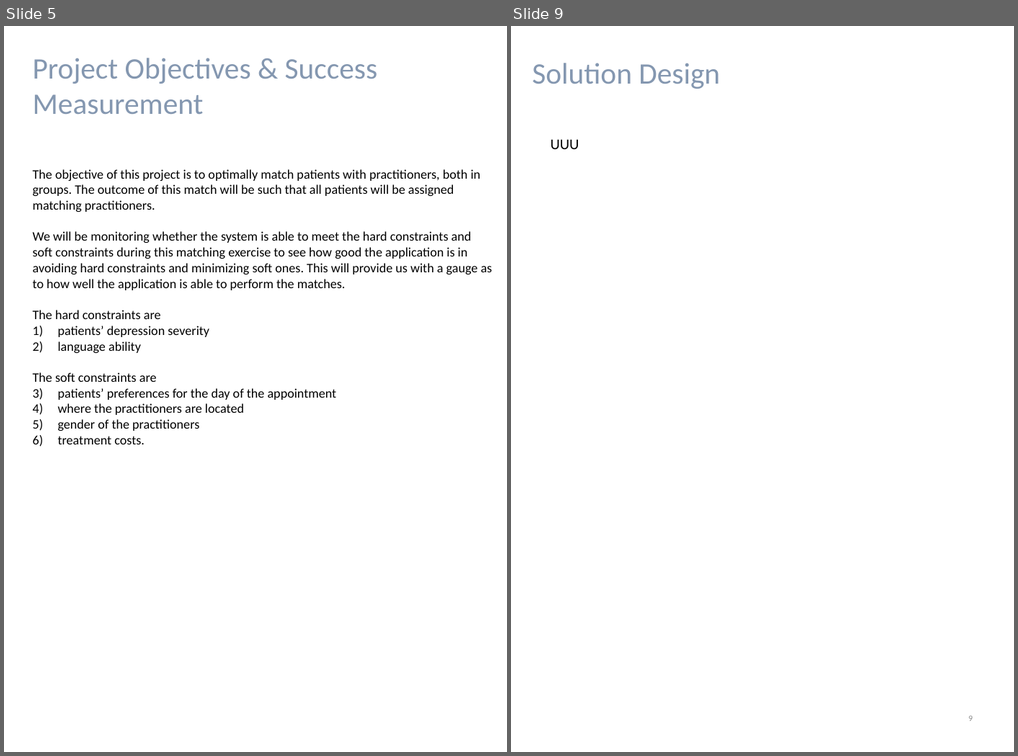
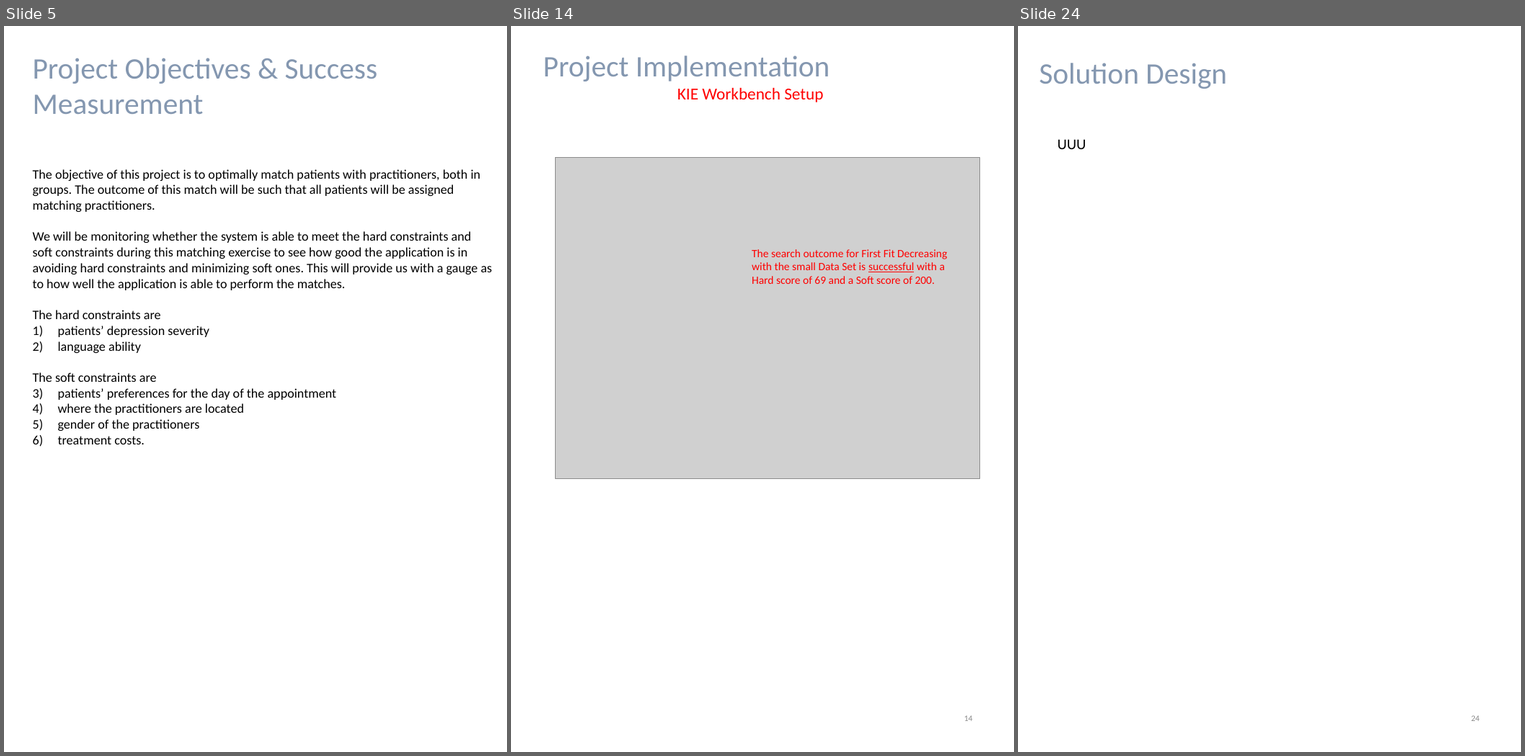
Before and after one commit to francis-han/IRS-RS-2019-03-09-IS1PT-GRP-Pepper-PatientMatchingSystem, a slide deck: WorkingFolder/Project Report.pptx. Shown side by side, each under a label of ours: slides 5 and 9 before the commit, slides 5, 14 and 24 after it; the slides between them are not shown. The pictures are 1018x756 and 1525x756 pixels, drawn with LibreOffice and Linux fonts; fonts in the diff are those of the drawing; grey boxes stand for pictures. Boxes give left, top, right and bottom in pixels: in the first picture for what was removed or moved away, otherwise in the second. Text is boxed around its words. In the diff, an @@ line names an element or a change of style, - is before the commit and + after.

```diff
--- a/WorkingFolder/Project Report.pptx
+++ b/WorkingFolder/Project Report.pptx
@@ slide 14 added at bbox=[511, 26, 1014, 752], background #FFFFFF @@
@@ text added at bbox=[543, 56, 830, 102], 32 pt, text #8497B0 @@
+Project Implementation
+KIE Workbench Setup
@@ picture added at bbox=[556, 157, 980, 478] @@
@@ text added at bbox=[751, 249, 947, 284], 12 pt, text #FF0000 @@
+The search outcome for First Fit Decreasing with the small Data Set is successful with a Hard score of 69 and a Soft score of 200.
@@ page number added at bbox=[964, 715, 973, 721], 9 pt, text #8C8C8C @@
+14
@@ what was slide 9 is now slide 24 @@
@@ page number at bbox=[1471, 715, 1480, 721]: text changed @@
-9
+24
```
Also in this commit, not shown: 2 slides changed, 16 other slides added, 3 slides removed.
